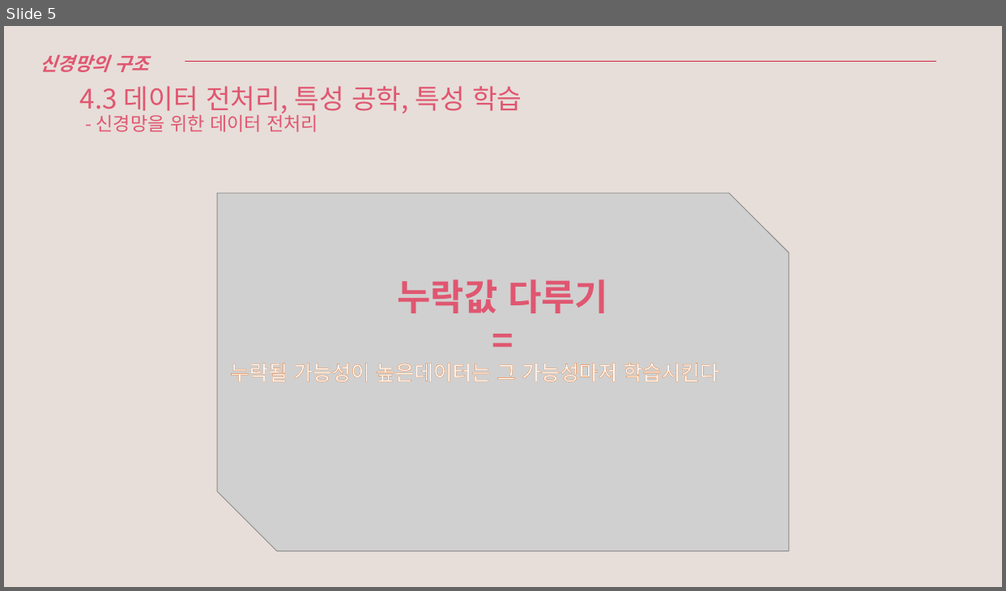
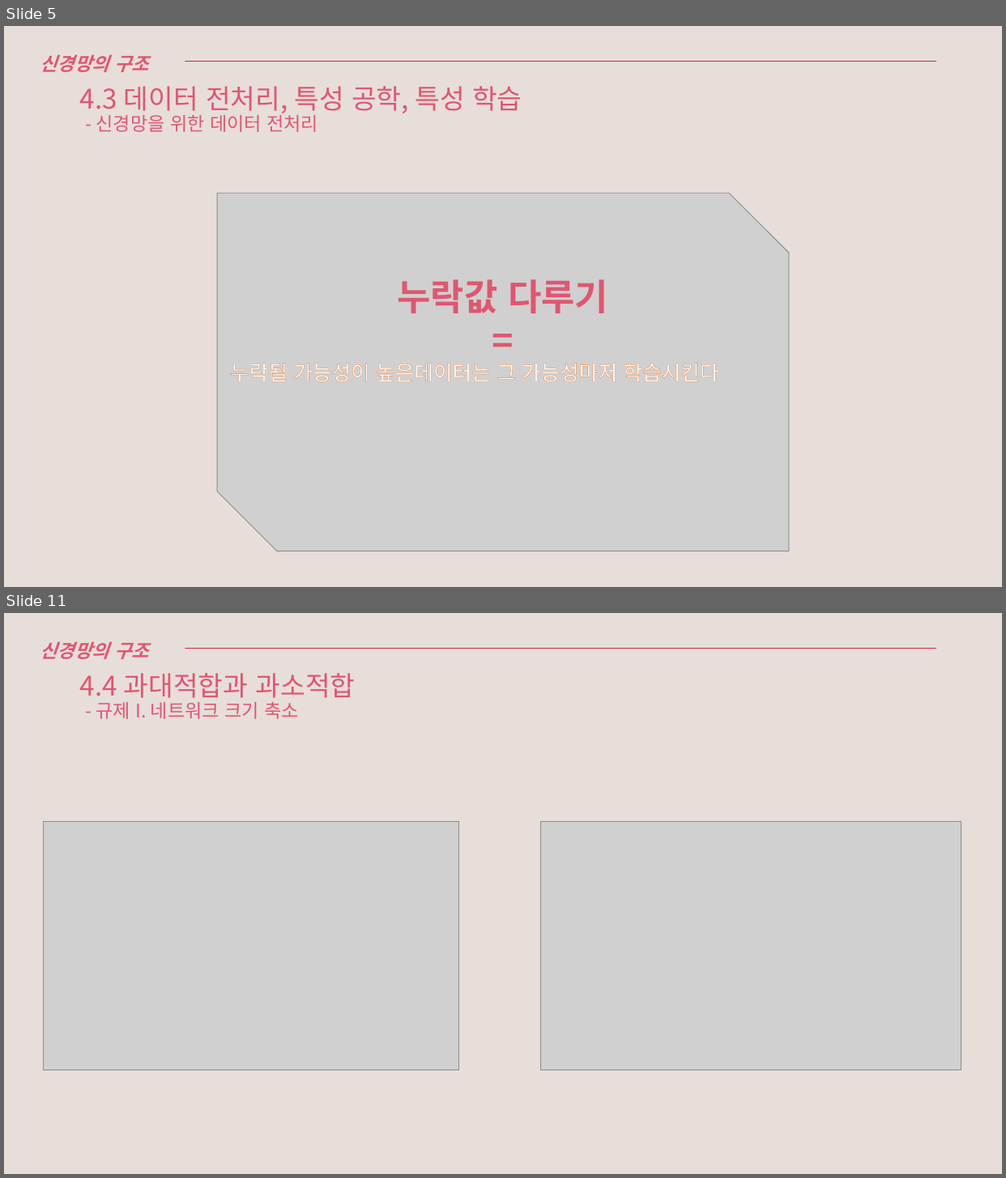
Before and after one commit to Leetaihaku/20W_DeepStudy, a slide deck: Deep_3,4.pptx. Shown one above the other, each under a label of ours: slide 5 before the commit, slides 5 and 11 after it; the slides between them are not shown. The pictures are 1006x591 and 1006x1178 pixels, drawn with LibreOffice and Linux fonts; fonts in the diff are those of the drawing; grey boxes stand for pictures. Boxes give left, top, right and bottom in pixels: in the first picture for what was removed or moved away, otherwise in the second. Text is boxed around its words. In the diff, an @@ line names an element or a change of style, - is before the commit and + after.

```diff
--- a/Deep_3,4.pptx
+++ b/Deep_3,4.pptx
@@ slide 11 added at <box>4,613,1002,1174</box>, background #E7DED9 @@
@@ text added at <box>40,641,149,659</box>, 18 pt, text #E05670, bold, italic @@
+신경망의 구조
@@ line added from (52, 648) to (937, 648), #D02646 0.5 pt @@
@@ title added at <box>80,673,356,719</box>, 18 pt, text #E05670 @@
+4.4 과대적합과 과소적합
+- 규제 I. 네트워크 크기 축소
@@ picture added at <box>43,821,458,1070</box> @@
@@ picture added at <box>541,821,961,1070</box> @@
```
Also in this commit, not shown: 1 slide changed, 7 other slides added.
